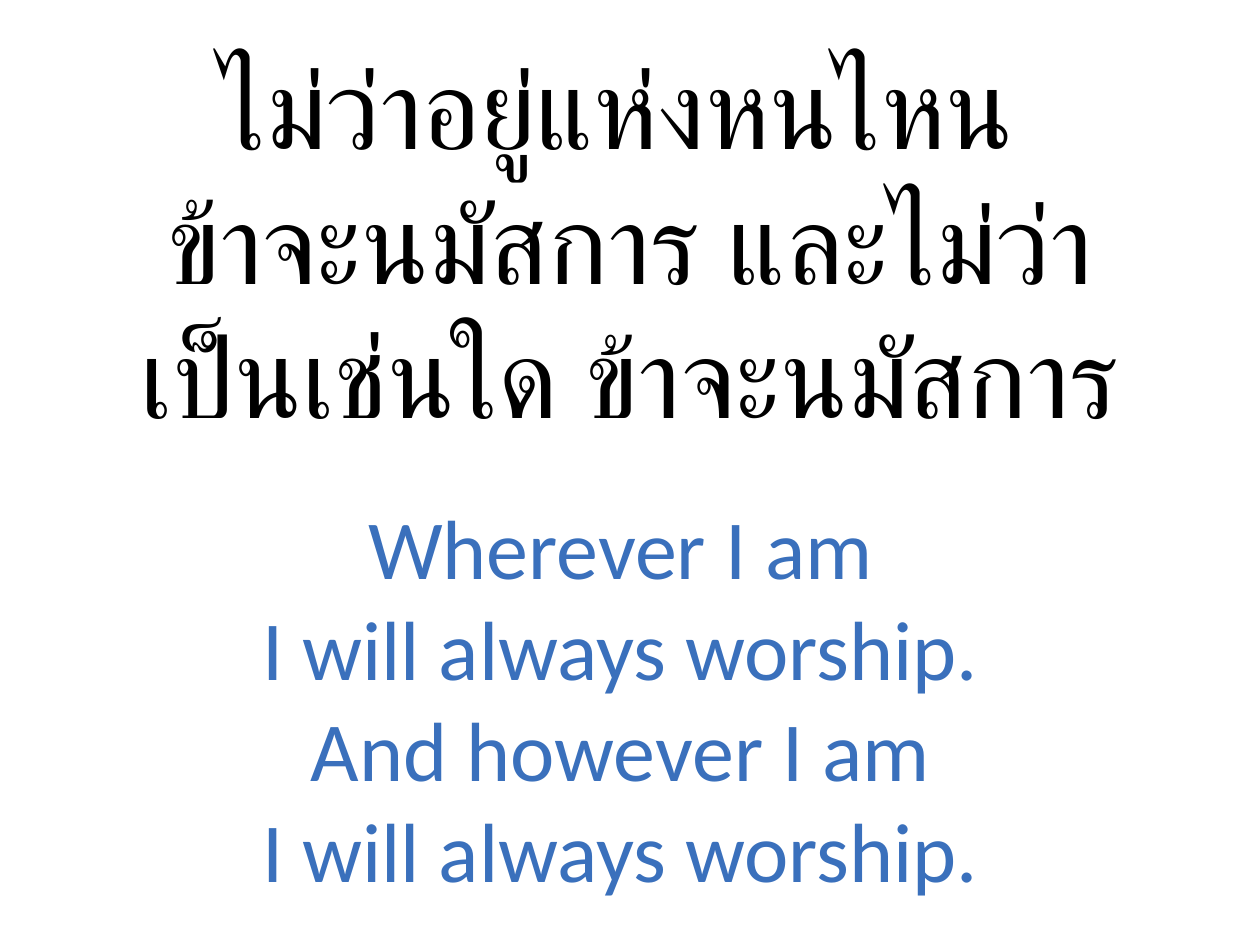
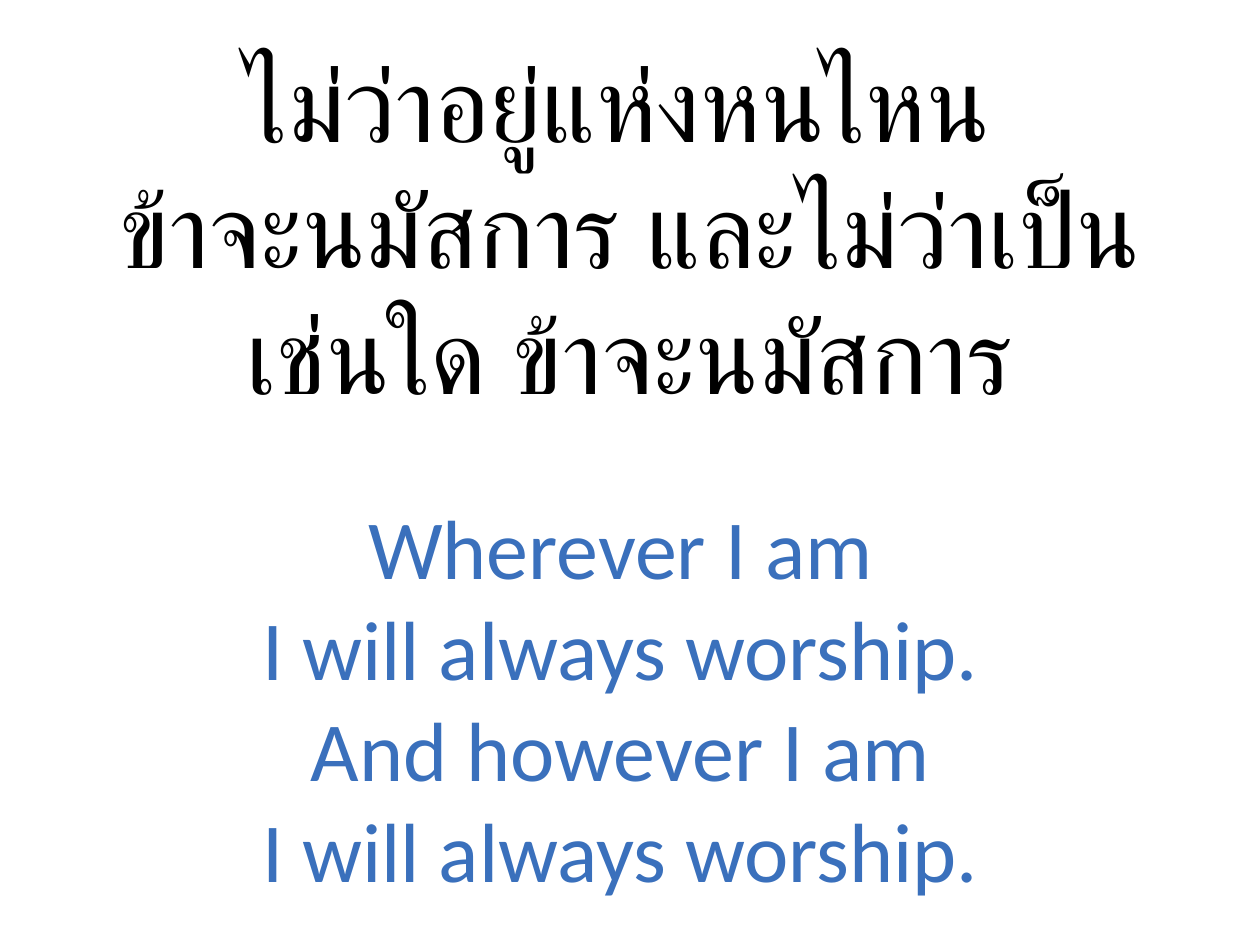
Before and after one commit to mightmay/songpptcreator, a slide deck: slide 8 of pre-made-ppt/ไม่ว่าอยู่แห่งหนไหน.pptx. Drawn at 1260x945 pixels with LibreOffice and Linux fonts; fonts in the diff are those of the drawing; background and template pictures are left out. Boxes give left, top, right and bottom in pixels: in the first picture for what was removed or moved away, otherwise in the second. Text is boxed around its words. In the diff, an @@ line names an element or a change of style, - is before the commit and + after.

```diff
--- a/pre-made-ppt/ไม่ว่าอยู่แห่งหนไหน.pptx
+++ b/pre-made-ppt/ไม่ว่าอยู่แห่งหนไหน.pptx
@@ text "ไม่ว่าอยู่แห่งหนไหน" at box(120, 60, 1140, 395): size 64 to 60 pt @@
```
Also in this commit, not shown: 7 other slides changed, 6 other files.
